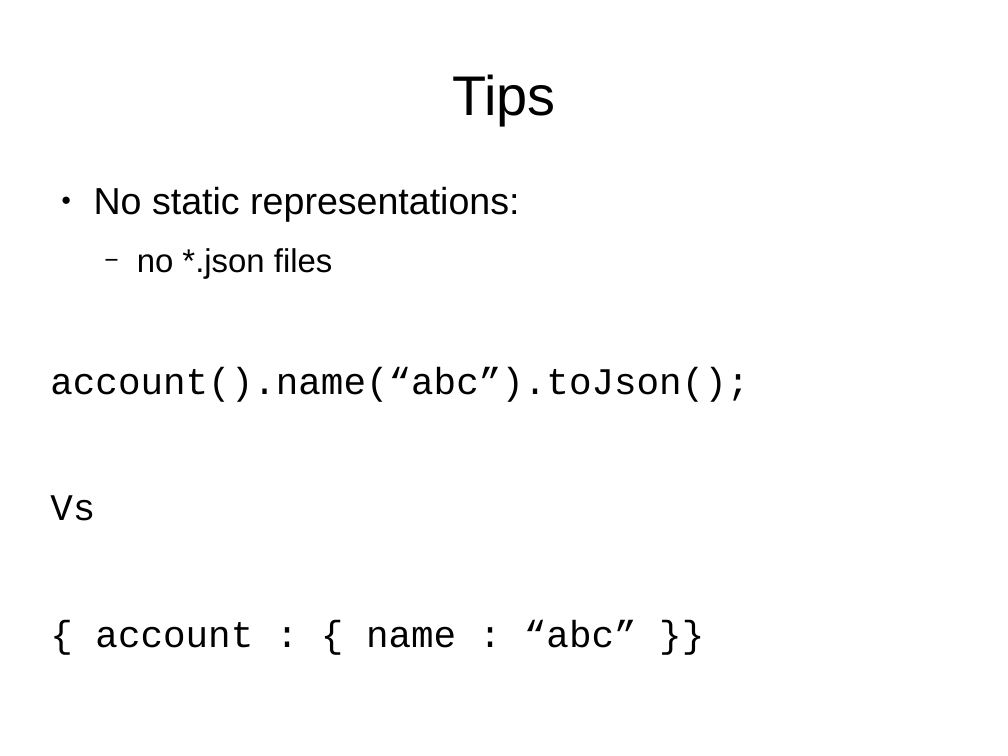
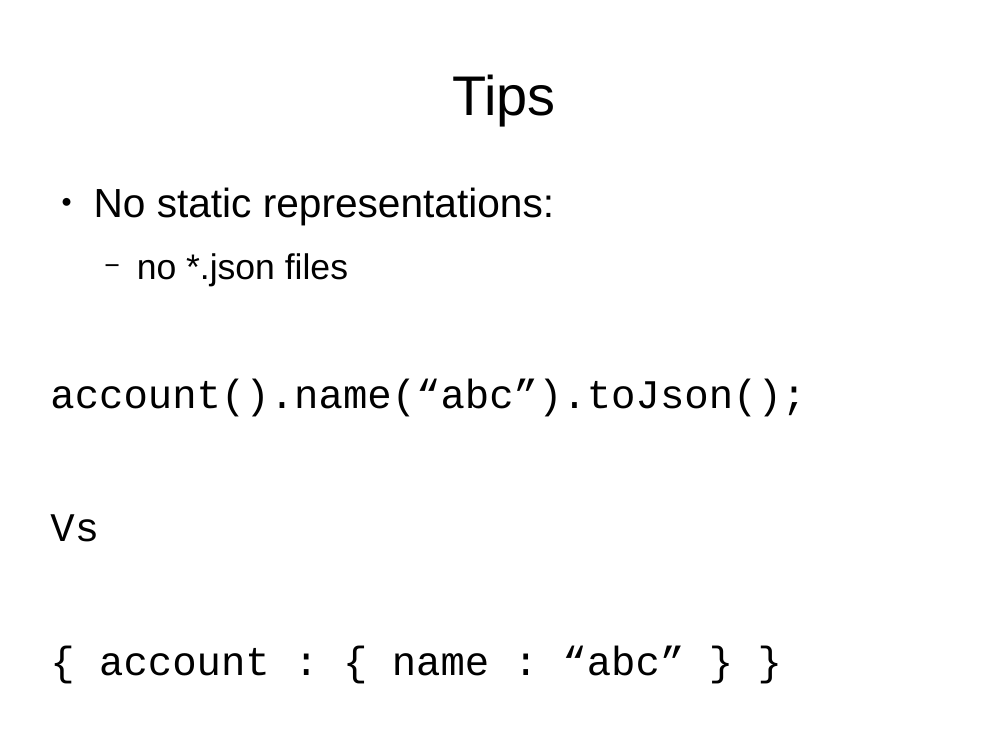
Before and after one commit to wesamhaboush/unittesting-techniques, a slide deck: slide 20 of pres.odp. Drawn at 1008x756 pixels with LibreOffice and Linux fonts; fonts in the diff are those of the drawing. Boxes give left, top, right and bottom in pixels: in the first picture for what was removed or moved away, otherwise in the second. Text is boxed around its words. In the diff, an @@ line names an element or a change of style, - is before the commit and + after.

Commit message:
updated fonts of presentation

```diff
--- a/pres.odp
+++ b/pres.odp
@@ text at (x1=50, y1=187, x2=806, y2=542): size 29.6 to 32 pt in "No static representations:", "account().name(“abc”).toJson();", "Vs"; size 25.9 to 28 pt in "no *.json files" @@
@@ text at (x1=99, y1=646, x2=684, y2=676): text changed; size 29.6 to 32 pt @@
-{ account : { name : “abc” }}
+{ account : { name : “abc” } }
```
Also in this commit, not shown: 9 other slides changed.
